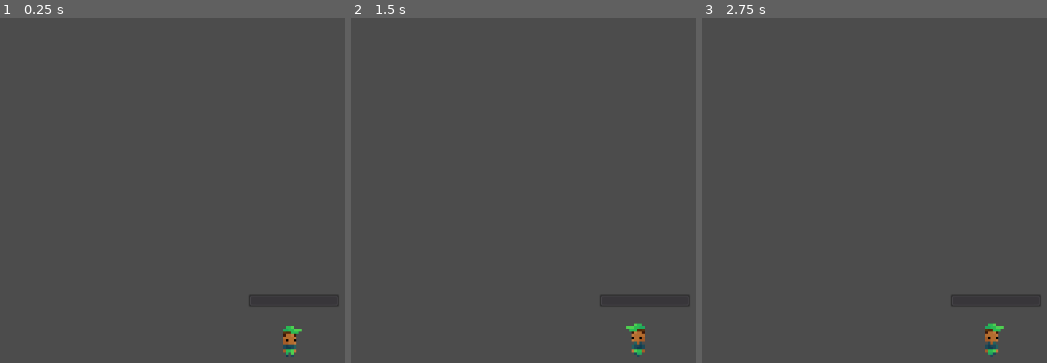
Above: before the commit, frames 1-3 (left to right).
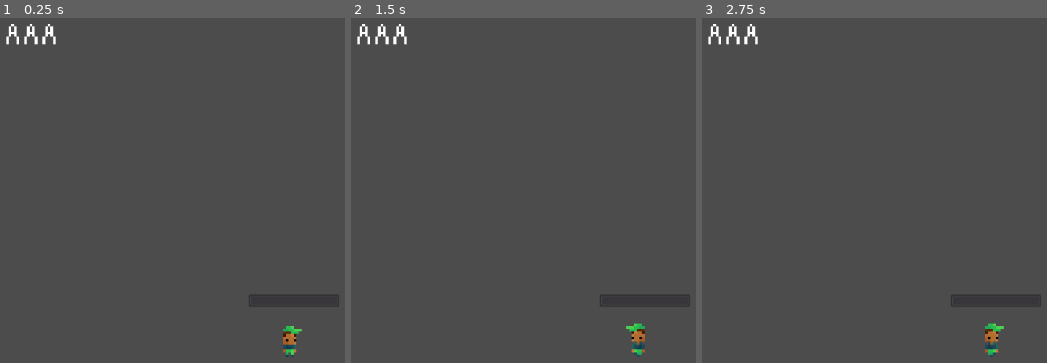
Above: after the commit, the same moments.

Repository: HorseLuvver/boundlessjam
Game: Godot game, scene res://Battle/Battle.tscn
Same seed, same stepped clock (60 frames per second), same inputs: the game is played once before the commit and once after it. This scene is started directly instead of the project's main scene.
Inputs (mouse positions are in pixels of both pictures, inside the frame that each line leads up to):
- Up to frame 1 (0.25 s): no input
- Up to frame 2 (1.5 s): tap Enter at 0.5 s; move the mouse to (outside the picture) at 0.52 s; hold Space (button) 0.53-1.28 s; move the mouse to (482, 183) at 1.27 s; tap Space (button) at 1.35 s
- Up to frame 3 (2.75 s): tap Enter at 2 s; move the mouse to (outside the picture) at 2.02 s; hold Space (button) from 2.03 s (still down)

The runs differ from the first frame. In frame 1, 0.4% of the frame differs, in the area x 1-17%, y 1-8%; in frame 2, 0.4%; in frame 3, 0.4%.
Error before the commit: Error calling built-in function 'len': Object can't provide a length. (res://Battle/Battle.gd:55)
Error after the commit: Error calling built-in function 'len': Object can't provide a length. (res://Battle/Battle.gd:58)

Commit message:
one-sided combat

Diff:
--- a/Animals/Animal.gd
+++ b/Animals/Animal.gd
@@ -3,6 +3,7 @@
 export (int) var hp = 50
 export (int) var attack_power = 5
 export (int) var speed = 75
+var letters = {}
 var type
 var target_position
 var start_position
@@ -12,6 +13,10 @@
 	add_to_group("Animals")
 	$DetectionArea.connect("body_entered", self, "on_body_entered")
 	$DetectionArea.connect("body_exited", self, "on_body_exited")
+	connect("mouse_entered", self, "on_mouse_entered")
+	connect("mouse_exited", self, "on_mouse_exited")
+	for letter in name.to_upper():
+		letters[letter] = false
 
 func pick_new_target_position():
 	target_position = start_position + Vector2(rand_range(-50, 50), rand_range(-50, 50))
@@ -28,3 +33,23 @@
 func set_positions(current_position):
 	start_position = current_position
 	target_position = current_position
+
+func letter_recieved(letter):
+	if letter in name.to_upper() and Game.mouse_hovering == self:
+		letters[letter] = true
+		if all(letters.values()):
+			queue_free()
+
+func all(list):
+	for item in list:
+		if item == false:
+			return false
+	return true
+
+func on_mouse_entered():
+	Game.mouse_hovering = self
+	print("enter")
+
+func on_mouse_exited():
+	#Game.mouse_hovering = null
+	print("exit")
--- a/Battle/Battle.gd
+++ b/Battle/Battle.gd
@@ -1,5 +1,6 @@
 extends Node2D
 
+signal letter
 export (float) var dashtime = 0.3
 onready var dashtimer = Timer.new()
 onready var lettertimer = Timer.new()
@@ -33,21 +34,23 @@
 	"--⋅⋅":"Z",
 }
 var enemy_scenes = {
-	"Bat":preload("res://Animals/Stage 1/Bat.tscn"),
-	"Cat":[],
-	"Dog":[],
-	"Rat":[],
-	"Fish":[],
-	"Frog":[],
-	"Newt":[],
-	"Swan":[],
-	"Camel":[],
-	"Gecko":[],
-	"Eagle":[],
-	"Snake":[]
+	"BAT":preload("res://Animals/Stage 1/Bat.tscn"),
+	"CAT":[],
+	"DOG":[],
+	"RAT":[],
+	"FISH":[],
+	"FROG":[],
+	"NEWT":[],
+	"SWAN":[],
+	"CAMEL":[],
+	"GECKO":[],
+	"EAGLE":[],
+	"SNAKE":[],
+	"WALRUS":[]
 }
 
 func _ready():
+
 	Game.player = $Player
 	Game.particles = $Player/CPUParticles2D
 	Game.dash_progress_bar = $Player/ProgressBar
@@ -55,6 +58,8 @@
 	for i in range(len(enemies)):
 		var enemy = enemy_scenes[enemies[i]] .instance()
 		get_node("EnemyPosition%s" % i).add_child(enemy)
+		connect("letter", enemy, "letter_recieved")
+		enemy.input_pickable = true
 	add_child(dashtimer)
 	add_child(lettertimer)
 	dashtimer.one_shot = true
@@ -74,8 +79,9 @@
 func on_LetterTimer_timeout():
 	if letter in letters.keys():
 		print(letters[letter])
-		$Player/CPUParticles2D.texture = load("res://Battle/Letters/letters_%s.png" % letters[letter])
+		$Player/CPUParticles2D.texture = load("res://Battle/Letters/%s/letters_%s.png" % [letters[letter], letters[letter]])
 		$Player/CPUParticles2D.emitting = true
+		emit_signal("letter", letters[letter])
 	else: print(letter)
 	letter = ""
 
--- a/Battle/Battle.tscn
+++ b/Battle/Battle.tscn
@@ -1,13 +1,13 @@
-[gd_scene load_steps=3 format=2]
+[gd_scene load_steps=4 format=2]
 
 [ext_resource path="res://Battle/Battle.gd" type="Script" id=1]
 [ext_resource path="res://Player/Player.tscn" type="PackedScene" id=2]
+[ext_resource path="res://Battle/Letters/Letter.tscn" type="PackedScene" id=3]
 
 [node name="Battle" type="Node2D"]
 script = ExtResource( 1 )
 
 [node name="Player" parent="." instance=ExtResource( 2 )]
-SPEED = 0
 
 [node name="Camera2D" type="Camera2D" parent="Player"]
 position = Vector2( 0, -70 )
@@ -28,6 +28,41 @@
 [node name="EnemyPosition0" type="Position2D" parent="."]
 position = Vector2( -100, -60 )
 
+[node name="Name" type="Panel" parent="EnemyPosition0"]
+margin_left = -19.0
+margin_top = -62.0
+margin_right = -19.0
+margin_bottom = -62.0
+__meta__ = {
+"_edit_use_anchors_": false
+}
+
+[node name="HBoxContainer" type="HBoxContainer" parent="EnemyPosition0/Name"]
+margin_right = 40.0
+margin_bottom = 8.0
+grow_horizontal = 2
+grow_vertical = 2
+custom_constants/separation = 2
+alignment = 1
+__meta__ = {
+"_edit_use_anchors_": false
+}
+
+[node name="Letter" parent="EnemyPosition0/Name/HBoxContainer" instance=ExtResource( 3 )]
+margin_left = 10.0
+margin_right = 15.0
+margin_bottom = 8.0
+
+[node name="Letter2" parent="EnemyPosition0/Name/HBoxContainer" instance=ExtResource( 3 )]
+margin_left = 17.0
+margin_right = 22.0
+margin_bottom = 8.0
+
+[node name="Letter3" parent="EnemyPosition0/Name/HBoxContainer" instance=ExtResource( 3 )]
+margin_left = 24.0
+margin_right = 29.0
+margin_bottom = 8.0
+
 [node name="EnemyPosition1" type="Position2D" parent="."]
 position = Vector2( 0, -80 )
 
--- /dev/null
+++ b/Battle/Letters/Letter.tscn
@@ -0,0 +1,47 @@
+[gd_scene load_steps=4 format=2]
+
+[ext_resource path="res://Battle/Letters/A/letters_A.png" type="Texture" id=1]
+[ext_resource path="res://Battle/Letters/letter_background.png" type="Texture" id=2]
+
+[sub_resource type="StyleBoxTexture" id=1]
+content_margin_left = 0.0
+content_margin_right = 0.0
+content_margin_top = 0.0
+content_margin_bottom = 0.0
+texture = ExtResource( 2 )
+region_rect = Rect2( 0, 0, 16, 16 )
+margin_left = 3.0
+margin_right = 3.0
+margin_top = 3.0
+margin_bottom = 3.0
+axis_stretch_horizontal = 1
+axis_stretch_vertical = 1
+
+[node name="Letter" type="TextureRect"]
+texture = ExtResource( 1 )
+__meta__ = {
+"_edit_use_anchors_": false
+}
+
+[node name="PopupPanel" type="PopupPanel" parent="."]
+visible = true
+margin_left = -5.0
+margin_top = -10.0
+margin_right = 9.0
+margin_bottom = -2.0
+grow_horizontal = 2
+grow_vertical = 2
+custom_styles/panel = SubResource( 1 )
+__meta__ = {
+"_edit_use_anchors_": false
+}
+
+[node name="HBoxContainer" type="HBoxContainer" parent="PopupPanel"]
+anchor_right = 1.0
+anchor_bottom = 1.0
+margin_right = -14.0
+margin_bottom = -8.0
+alignment = 1
+__meta__ = {
+"_edit_use_anchors_": false
+}
--- a/Game.gd
+++ b/Game.gd
@@ -6,6 +6,7 @@
 var dash_progress_bar
 var animals = []
 var MODE = "wander"
+var mouse_hovering
 var player_data = {
 	"hp":100
 }
@@ -45,7 +46,7 @@
 			})
 	enemy_battle_data = []
 	for e in enemies:
-		enemy_battle_data.append(e.type)
+		enemy_battle_data.append(e.type.to_upper())
 	get_tree().change_scene("Battle/Battle.tscn")
 
 func set_player_data(player_):
--- a/Player/Player.tscn
+++ b/Player/Player.tscn
@@ -13,7 +13,6 @@
 
 [node name="Player" type="KinematicBody2D"]
 script = ExtResource( 2 )
-SPEED = null
 
 [node name="AnimatedSprite" type="AnimatedSprite" parent="."]
 position = Vector2( -0.578453, -9.6657 )
@@ -45,4 +44,5 @@
 [node name="DetectionRange" type="Area2D" parent="."]
 
 [node name="CollisionShape2D" type="CollisionShape2D" parent="DetectionRange"]
+visible = false
 shape = SubResource( 3 )
--- a/World.tscn
+++ b/World.tscn
@@ -23,3 +23,9 @@
 
 [node name="Bat" parent="Creatures" instance=ExtResource( 2 )]
 position = Vector2( 226.471, 27.7183 )
+
+[node name="Bat2" parent="Creatures" instance=ExtResource( 2 )]
+position = Vector2( 269.186, 43.7364 )
+
+[node name="Bat3" parent="Creatures" instance=ExtResource( 2 )]
+position = Vector2( 170.408, 21.0441 )
Renamed: Battle/Letters/letters_A.png -> Battle/Letters/A/letters_A.png
Not shown, added: Battle/Letters/A/letters_A.png.import
Renamed: Battle/Letters/letters_B.png -> Battle/Letters/B/letters_B.png
Not shown, added: Battle/Letters/B/letters_B.png.import
Renamed: Battle/Letters/letters_C.png -> Battle/Letters/C/letters_C.png
Not shown, added: Battle/Letters/C/letters_C.png.import
Renamed: Battle/Letters/letters_D.png -> Battle/Letters/D/letters_D.png
Not shown, added: Battle/Letters/D/letters_D.png.import
Renamed: Battle/Letters/letters_E.png -> Battle/Letters/E/letters_E.png
Not shown, added: Battle/Letters/E/letters_E.png.import
Renamed: Battle/Letters/letters_F.png -> Battle/Letters/F/letters_F.png
Not shown, added: Battle/Letters/F/letters_F.png.import
(and 68 more such lines)
